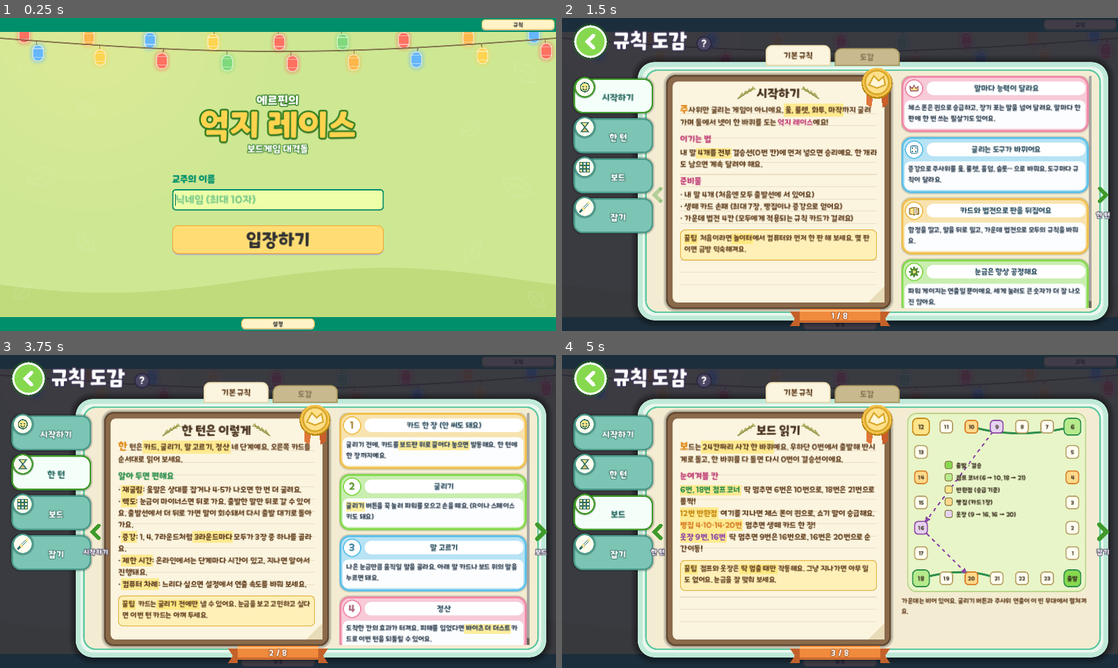
Above: before the commit, frames 1-4 (two rows, left to right).
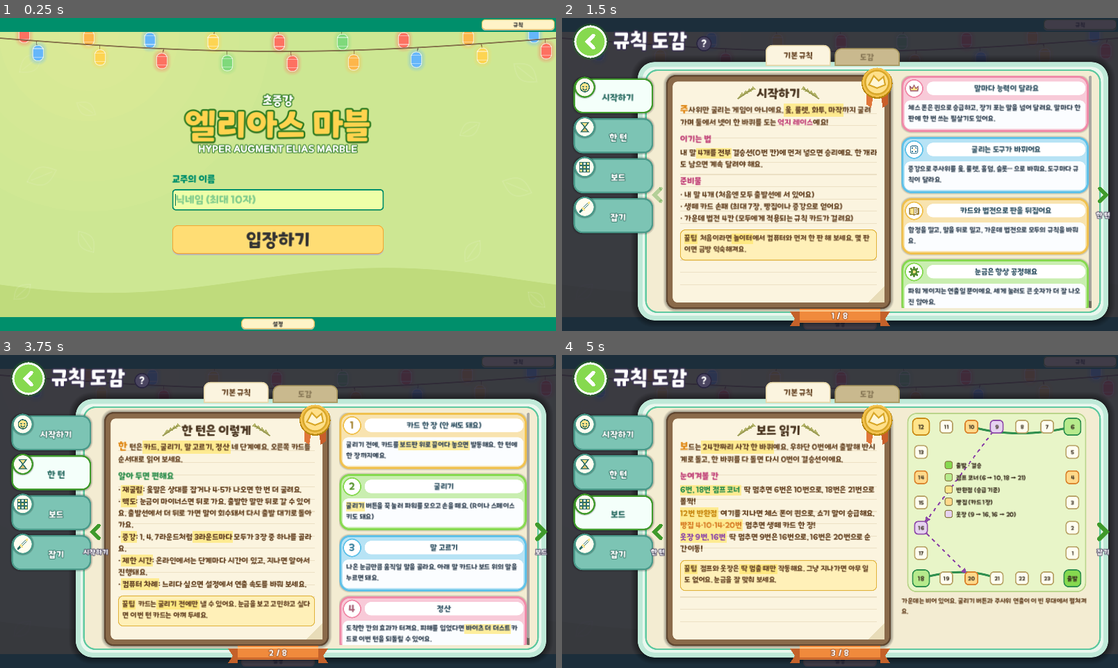
Above: after the commit, the same moments.

Repository: mayjohn66-cmd/TRG
Game: Godot game, scene res://scenes/start_menu.tscn
The game is run twice, just before and just after one commit, with the same random seed, the same clock (stepped at 60 frames per second) and the same inputs.
Inputs (mouse positions are in pixels of both pictures, inside the frame that each line leads up to):
- Up to frame 1 (0.25 s): no input
- Up to frame 2 (1.5 s): click (840, 199) at 0.52 s; type "12" at 0.6 s; click "규칙" at 1.25 s
- Up to frame 3 (3.75 s): click "시작하기" at 2 s; click "시작하기" at 2.75 s; click (539, 533) at 3.5 s
- Up to frame 4 (5 s): click (1101, 533) at 4.25 s

The runs differ from the first frame. In frame 1, 3.6% of the frame differs, in the area x 33-67%, y 24-44%; in frame 2, nothing differs; in frame 3, less than 0.1%; in frame 4, nothing differs.

Commit message:
공식 타이틀을 초증강 엘리아스 마블로 확정: 프로젝트 설정·웹 셸·로고·오프닝·문서 갱신
Co-Authored-By: Claude Sonnet 5.5 <noreply@anthropic.com>
Claude-Session: https://claude.ai/code/session_01HvvTBBGdmqrXHkL2GAw3GJ

Diff:
--- a/project.godot
+++ b/project.godot
@@ -2,7 +2,7 @@
 config_version=5
 
 [application]
-config/name="TRG"
+config/name="초증강 엘리아스 마블"
 boot_splash/bg_color=Color(0.0784, 0.0941, 0.1412, 1)
 boot_splash/show_image=false
 config/features=PackedStringArray("4.3")
--- a/scenes/opening_sequence.gd
+++ b/scenes/opening_sequence.gd
@@ -172,9 +172,15 @@
 	title.vertical_alignment = VERTICAL_ALIGNMENT_CENTER
 	title.add_theme_constant_override("outline_size", 12)
 	title.add_theme_color_override("font_outline_color", Color("5c4300"))
-	title.position = Vector2(0, 0)
-	title.size = Vector2(1366, 120)
+	title.position = Vector2(0, 4)
+	title.size = Vector2(1366, 80)
 	ribbon.add_child(title)
+	# 이모지는 글꼴에 없어 깃발 글자는 뺀다.
+	var subtitle: Label = _board._make_label("GAME START! - 초증강 엘리아스 마블 개막!", 22, Color("fff3bf"))
+	subtitle.horizontal_alignment = HORIZONTAL_ALIGNMENT_CENTER
+	subtitle.position = Vector2(0, 84)
+	subtitle.size = Vector2(1366, 30)
+	ribbon.add_child(subtitle)
 	ribbon.pivot_offset = ribbon.size / 2.0
 	ribbon.scale = Vector2(1.0, 2.6)
 	ribbon.modulate.a = 0.0
--- a/scenes/start_menu.gd
+++ b/scenes/start_menu.gd
@@ -84,7 +84,7 @@
 	_name_page.custom_minimum_size = Vector2(520, 0)
 	_name_page.add_theme_constant_override("separation", 10)
 	parent.add_child(_name_page)
-	_name_page.add_child(HubKit.logo("에르핀의", "억지 레이스", "보드게임 대격돌"))
+	_name_page.add_child(HubKit.logo("초증강", "엘리아스 마블", "HYPER AUGMENT ELIAS MARBLE"))
 	var gap := Control.new()
 	gap.custom_minimum_size = Vector2(0, 26)
 	_name_page.add_child(gap)
@@ -141,7 +141,7 @@
 	left.add_theme_constant_override("separation", 8)
 	left.mouse_filter = Control.MOUSE_FILTER_IGNORE
 	_mode_page.add_child(left)
-	var logo := HubKit.logo("에르핀의", "억지 레이스", "보드게임 대격돌")
+	var logo := HubKit.logo("초증강", "엘리아스 마블", "HYPER AUGMENT ELIAS MARBLE")
 	left.add_child(logo)
 	var avatar_holder := CenterContainer.new()
 	avatar_holder.name = "AvatarHolder"
Not shown, changed: README.md
Not shown, changed: docs/GDD_TDD_Master.md
Not shown, changed: web/shell.html
